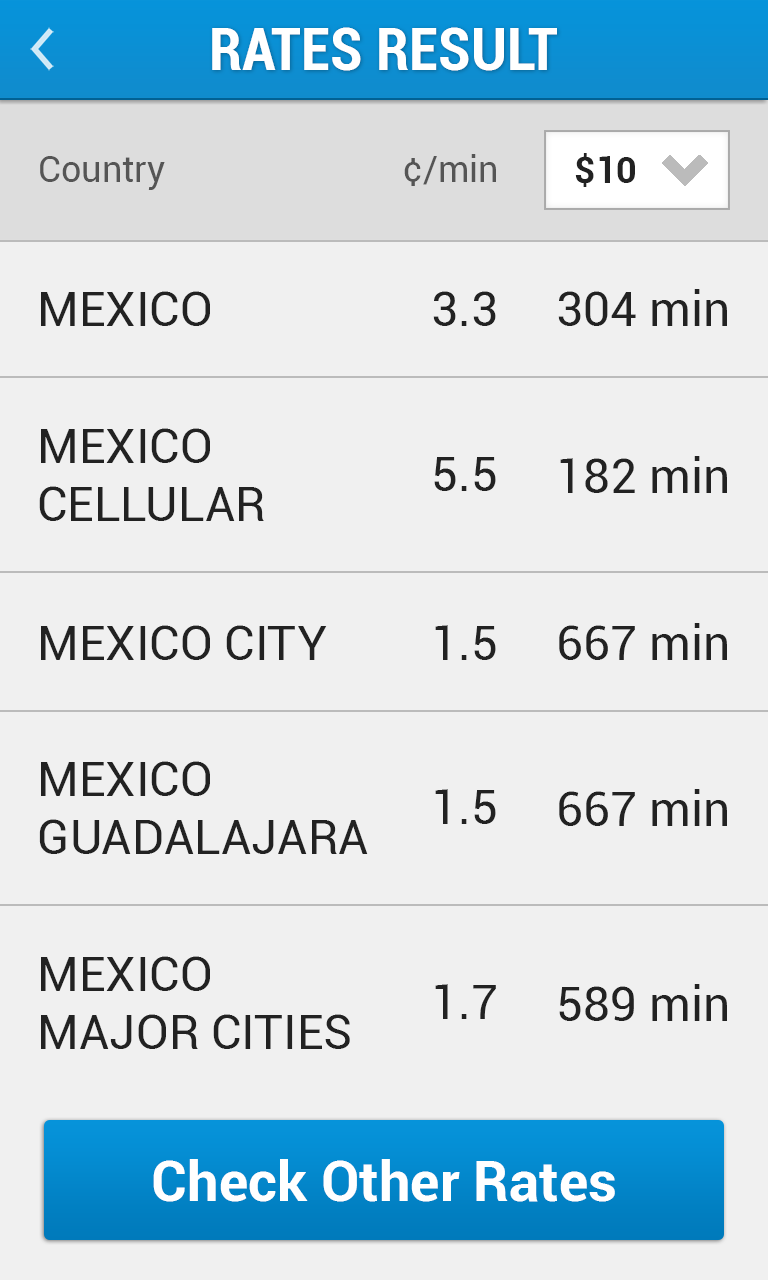
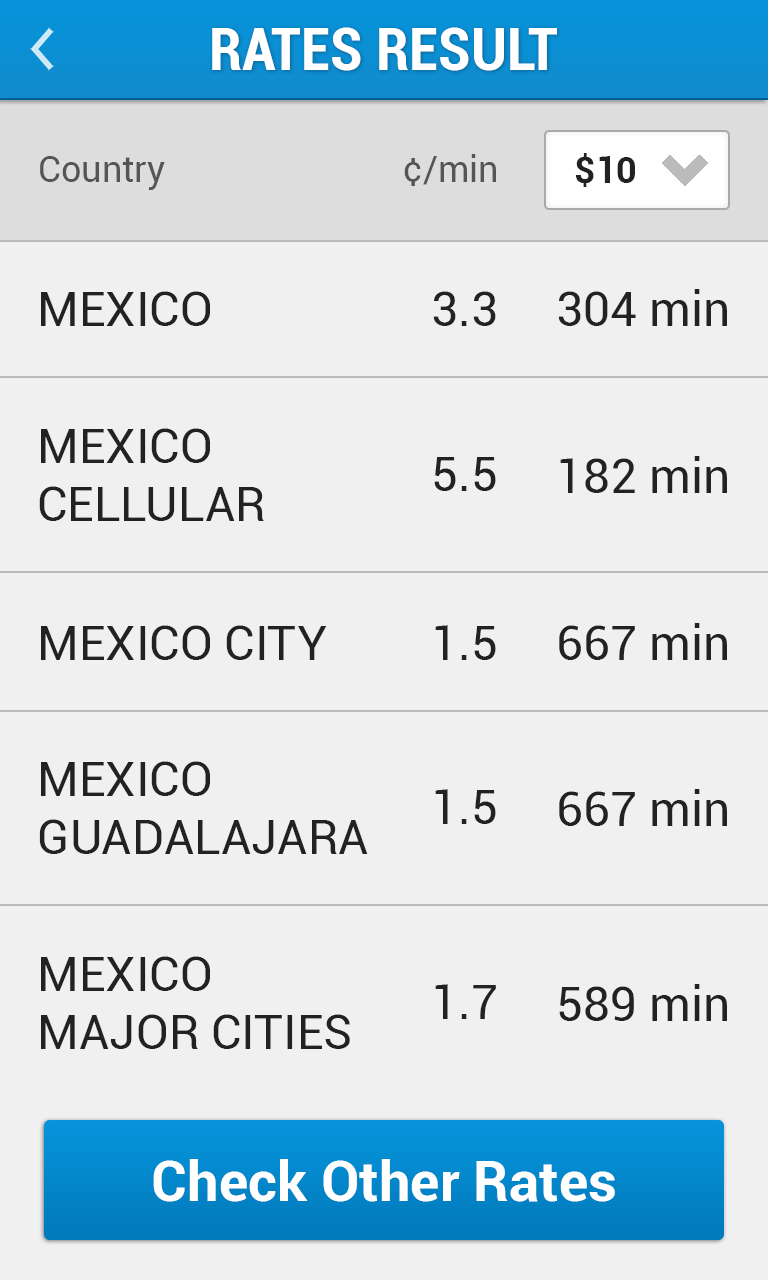
Two versions of the same layered image (768x1280). Layer-by-layer changes:
removed layer "Layer 1" from group "amt" over <box>544,130,730,210</box>
added layer "textbox" in group "amt" over <box>544,130,730,210</box>
